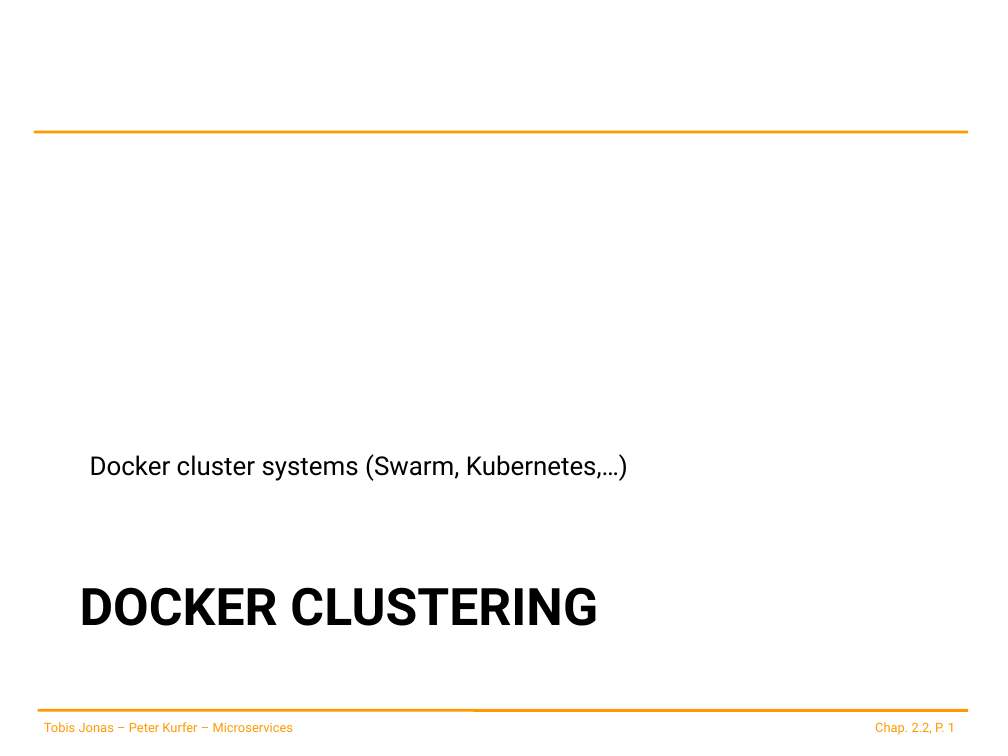
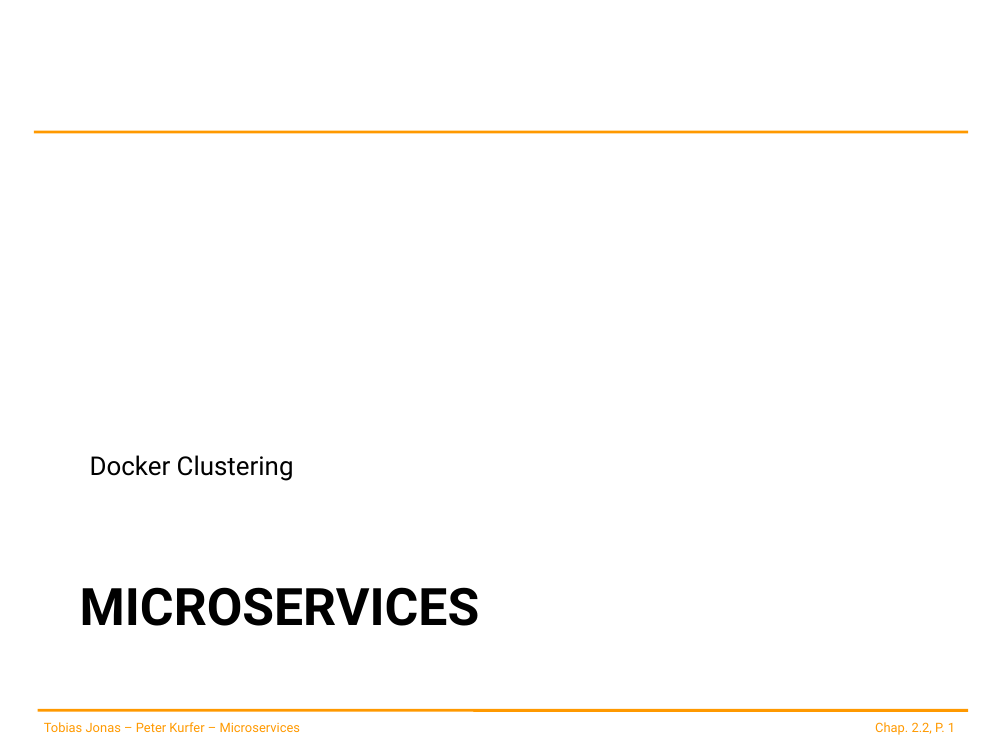
Before and after one commit to spoeck/Lectures, a slide deck: slide 1 of 02-Container-and-Provisioning/02-Docker_Cluster.pptx. Drawn at 1008x756 pixels with LibreOffice and Linux fonts; fonts in the diff are those of the drawing; background and template pictures are left out. Boxes give left, top, right and bottom in pixels: in the first picture for what was removed or moved away, otherwise in the second. Text is boxed around its words. In the diff, an @@ line names an element or a change of style, - is before the commit and + after.

```diff
--- a/02-Container-and-Provisioning/02-Docker_Cluster.pptx
+++ b/02-Container-and-Provisioning/02-Docker_Cluster.pptx
@@ text at box(90, 455, 294, 481): text changed @@
-Docker cluster systems (Swarm, Kubernetes,…)
+Docker Clustering
@@ title at box(80, 587, 480, 626): text changed @@
-DOCKER CLUSTERING
+MICROSERVICES
@@ text at box(44, 722, 301, 732): text changed @@
-Tobis Jonas – Peter Kurfer – Microservices
+Tobias Jonas – Peter Kurfer – Microservices
```
Also in this commit, not shown: 17 other slides changed, 5 other files.
